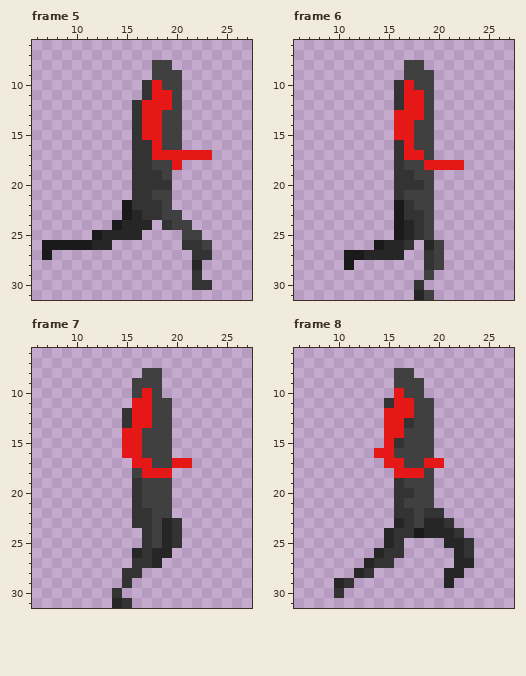
One commit to this pixel-art file: aseperite textures/run cycle.ase. The picture above was drawn from the file before the commit.
32x32 pixels, 8 frames. Shown: frame 5: x 6..27, y 6..31; frame 6: x 6..27, y 6..31; frame 7: x 6..27, y 6..31; frame 8: x 6..27, y 6..31. The commit also changed other frames, which this record leaves out.
After the commit:
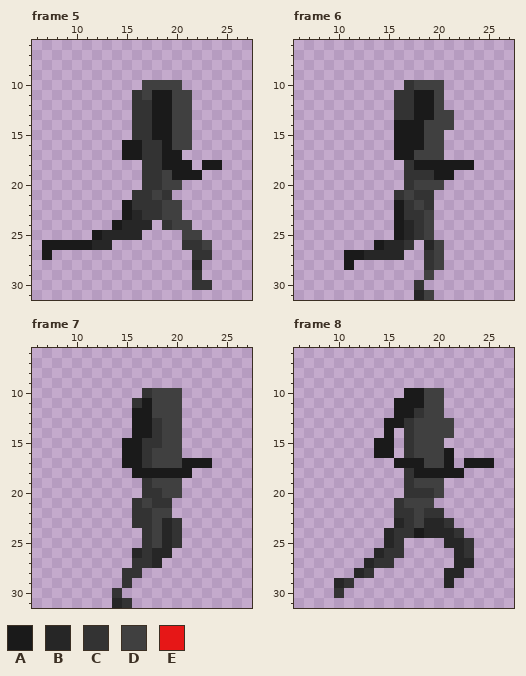
Palette (. is transparent): A #1a1a1a  B #262626  C #333333  D #404040  E #e61717
Difference:
Changed rows in their new state; - is an unchanged pixel.
Frame 5, layers "right arm", "body", "left arm":
first column x 15:
 8 ---..-----
 9 ---...----
10 --DD------
11 -CDAA-D---
12 --CAA-D---
13 --CAA-D---
14 --CAA-D---
15 --CAA-D---
16 AA-CA-D---
17 AA-CAA...-
18 -.-CAAA-AA
19 -.---AAA--
20 -.--DD----
21 ----C-----
22 -----D----
Frame 6, layers "right arm", "body":
first column x 16:
 8 -..-----
 9 -...----
10 .C--D---
11 -CAAD---
12 -CAAD---
13 CCAADD--
14 AAA-DD--
15 AAA-D---
16 AAA-D---
17 AAD-D---
18 .CAAAAAA
19 .-CCAA--
20 .-D-D---
21 --CC----
22 ---C----
Frame 7, layers "right arm", "body", "left arm":
first column x 15:
 8 --..-----
 9 -...-----
10 -.C-DD---
11 -CA--D---
12 .AA--D---
13 .AAC-D---
14 .AAC-D---
15 AACC-D---
16 AAC--D---
17 AAC--DAAA
18 -AAAAAA--
19 -.C--D---
20 -.CC-D---
21 ---CC----
Frame 8, layers "right arm", "body", "left arm":
first column x 14:
 8 --..--------
 9 --...-------
10 --.AADD-----
11 -.AAA-D-----
12 -.AAC-D-----
13 -AA---DD----
14 -A.C--DD----
15 AA.C--D-----
16 AA.C--DA----
17 -.AAADDA-AAA
18 --.CAAAAA---
19 --.C--D-----
20 --.-CCD-----
Pixel boxes of the changes (left, top, right, bottom) in both pictures:
changed: (122, 60, 222, 210)
changed: (394, 60, 474, 210)
changed: (122, 368, 212, 508)
changed: (374, 368, 494, 498)
